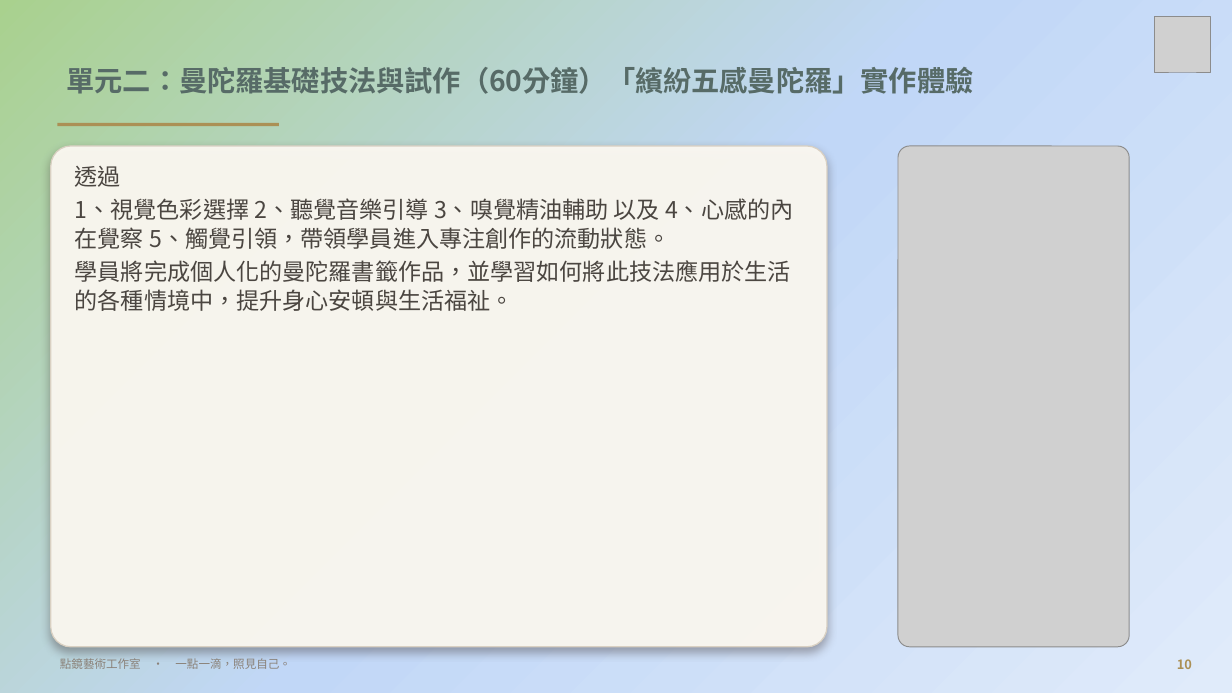
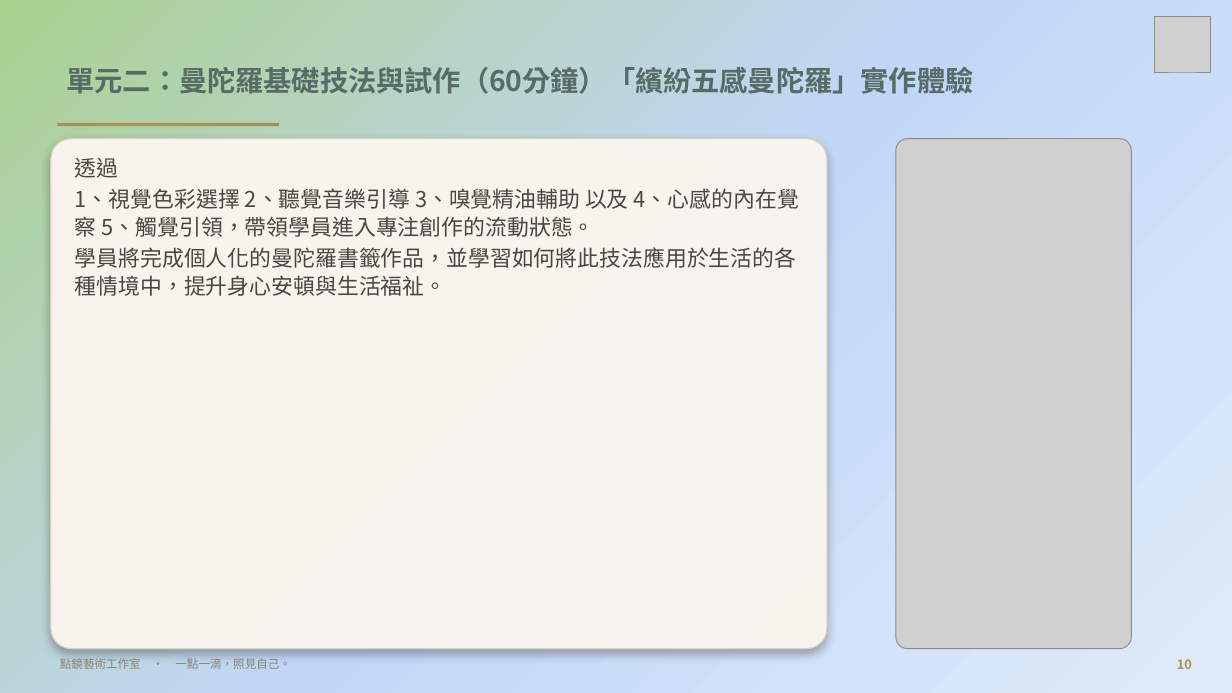
Before and after one commit to serina168/mandala-beginner, a slide deck: slide 10 of 繽紛五感體驗曼陀羅書籤畫_課程大綱.pptx. Drawn at 1232x693 pixels with LibreOffice and Linux fonts; fonts in the diff are those of the drawing; grey boxes stand for pictures; background and template pictures are left out. Boxes give left, top, right and bottom in pixels: in the first picture for what was removed or moved away, otherwise in the second. Text is boxed around its words. In the diff, an @@ line names an element or a change of style, - is before the commit and + after.

```diff
--- a/繽紛五感體驗曼陀羅書籤畫_課程大綱.pptx
+++ b/繽紛五感體驗曼陀羅書籤畫_課程大綱.pptx
@@ rounded rectangle: place and size @@
-rounded rectangle at (51,146,827,647)
+rounded rectangle at (51,139,827,649)
@@ text "透過": place and size @@
-text "透過" at (75,166,793,311)
+text "透過" at (75,158,799,296)
@@ text "透過" at (75,158,799,296): size 18 to 17 pt @@
@@ picture: place and size @@
-picture at (898,146,1129,647)
+picture at (897,139,1132,649)
```
Also in this commit, not shown: 17 other slides changed, 2 other files.
